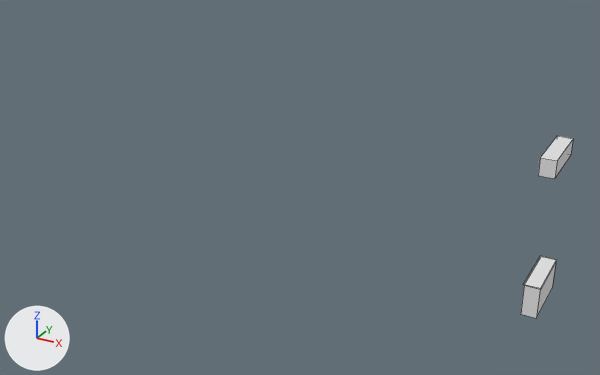
Before and after pictures for a commit that changed the FBX model Assets/Objects/Walltiles/obj_wallOpen_1x2m_v2.fbx.
Rendered twice from a 50 mm lens placed at (4.13, -11.44, 6.24), pointed at (-2.28, 0.22, 0.41). The lights are fixed; the arrows at lower left show +X, +Y and +Z. Mesh edges are drawn as thin lines.

Before the edit, the objects in view are built like this:
```python
me_plane_006 = bpy.data.meshes.new('Plane.006')
me_plane_006.from_pydata(...)  # 24 vertices, 15 faces; spans x -0.13..0.13, y -0.5..0.5, z -0.5..2.02
me_plane_006.materials.append(mat_mat_labor)  # its picture is missing
ob_obj_wallopen_1x2m_v2 = bpy.data.objects.new('obj_wallOpen_1x2m_v2', me_plane_006)
ob_obj_wallopen_1x2m_v2.location = (2.0, 0.0, 0.0)
```
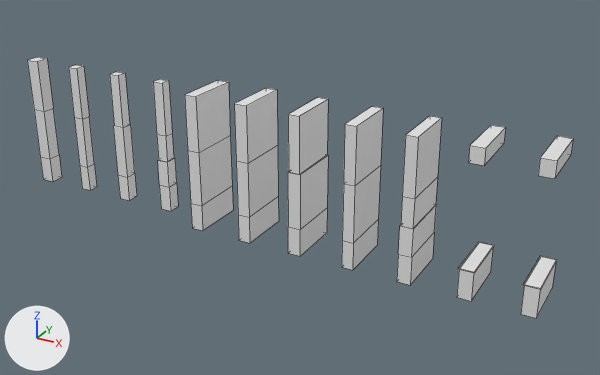
What differs and where, as boxes (x1, y1, x2, y2) in the pictures (600 x 375 px):
'obj_wall_1x2m_v1', added: after (185, 80, 233, 231)
'obj_wall_1x2m_v5', added: after (235, 88, 279, 243)
'obj_wall_1x2m_v2', added: after (288, 97, 328, 256)
'obj_wall_1x2m_v4', added: after (342, 106, 383, 270)
'obj_wall_1x2m_v3', added: after (397, 116, 442, 285)
'obj_pillar_2m_v1', added: after (27, 57, 62, 182)
'obj_wallOpen_1x2m_v1', added: after (457, 125, 506, 301)
'obj_pillar_2m_v4', added: after (153, 79, 178, 211)
'obj_pillar_2m_v3', added: after (110, 72, 137, 201)
'obj_pillar_2m_v2', added: after (69, 65, 97, 190)

Edits to the bpy script that builds the scene:
```text
Add me_plane_009:
    me_plane_009.from_pydata(...)  # 16 vertices, 13 faces; spans x -0.1..0.1, y -0.5..0.5, z -0.5..2.0
    me_plane_009.materials.append(mat_mat_labor)  # its picture is missing
Add me_plane_049:
    me_plane_049.from_pydata(...)  # 16 vertices, 13 faces; spans x -0.13..0.13, y -0.13..0.13, z -0.5..2.02
    me_plane_049.materials.append(mat_mat_labor)  # its picture is missing
Add me_plane_065:
    me_plane_065.from_pydata(...)  # 20 vertices, 14 faces; spans x -0.12..0.12, y -0.11..0.12, z -0.5..2.0
    me_plane_065.materials.append(mat_mat_labor)  # its picture is missing
Add me_plane_008:
    me_plane_008.from_pydata(...)  # 24 vertices, 18 faces; spans x -0.12..0.12, y -0.5..0.5, z -0.5..2.0
    me_plane_008.materials.append(mat_mat_labor)  # its picture is missing
Add me_plane_047:
    me_plane_047.from_pydata(...)  # 24 vertices, 15 faces; spans x -0.13..0.13, y -0.5..0.5, z -0.5..2.02
    me_plane_047.materials.append(mat_mat_labor)  # its picture is missing
Add me_plane_007:
    me_plane_007.from_pydata(...)  # 20 vertices, 14 faces; spans x -0.12..0.12, y -0.5..0.5, z -0.5..2.0
    me_plane_007.materials.append(mat_mat_labor)  # its picture is missing
Add me_plane_069:
    me_plane_069.from_pydata(...)  # 24 vertices, 18 faces; spans x -0.12..0.12, y -0.11..0.12, z -0.5..2.0
    me_plane_069.materials.append(mat_mat_labor)  # its picture is missing
Add me_plane_010:
    me_plane_010.from_pydata(...)  # 16 vertices, 13 faces; spans x -0.11..0.11, y -0.5..0.5, z -0.5..2.02
    me_plane_010.materials.append(mat_mat_labor)  # its picture is missing
Add me_plane_060:
    me_plane_060.from_pydata(...)  # 16 vertices, 13 faces; spans x -0.1..0.1, y -0.1..0.1, z -0.5..2.0
    me_plane_060.materials.append(mat_mat_labor)  # its picture is missing
Add me_plane_005:
    me_plane_005.from_pydata(...)  # 16 vertices, 13 faces; spans x -0.12..0.12, y -0.5..0.5, z -0.5..2.02
    me_plane_005.materials.append(mat_mat_labor)  # its picture is missing
Add ob_obj_wall_1x2m_v4:
    ob_obj_wall_1x2m_v4 = bpy.data.objects.new('obj_wall_1x2m_v4', me_plane_009)
    ob_obj_wall_1x2m_v4.location = (-1.0, 0.0, 0.0)
Add ob_obj_pillar_2m_v1:
    ob_obj_pillar_2m_v1 = bpy.data.objects.new('obj_pillar_2m_v1', me_plane_049)
    ob_obj_pillar_2m_v1.location = (-8.0, 0.0, 0.0)
Add ob_obj_pillar_2m_v3:
    ob_obj_pillar_2m_v3 = bpy.data.objects.new('obj_pillar_2m_v3', me_plane_065)
    ob_obj_pillar_2m_v3.location = (-6.0, 0.0, 0.0)
Add ob_obj_wall_1x2m_v3:
    ob_obj_wall_1x2m_v3 = bpy.data.objects.new('obj_wall_1x2m_v3', me_plane_008)
    ob_obj_wall_1x2m_v3.location = (0.0, 0.0, 0.0)
Add ob_obj_wallopen_1x2m_v1:
    ob_obj_wallopen_1x2m_v1 = bpy.data.objects.new('obj_wallOpen_1x2m_v1', me_plane_047)
    ob_obj_wallopen_1x2m_v1.location = (1.0, 0.0, 0.0)
Add ob_obj_wall_1x2m_v2:
    ob_obj_wall_1x2m_v2 = bpy.data.objects.new('obj_wall_1x2m_v2', me_plane_007)
    ob_obj_wall_1x2m_v2.location = (-2.0, 0.0, 0.0)
Add ob_obj_pillar_2m_v4:
    ob_obj_pillar_2m_v4 = bpy.data.objects.new('obj_pillar_2m_v4', me_plane_069)
    ob_obj_pillar_2m_v4.location = (-5.0, 0.0, 0.0)
Add ob_obj_wall_1x2m_v5:
    ob_obj_wall_1x2m_v5 = bpy.data.objects.new('obj_wall_1x2m_v5', me_plane_010)
    ob_obj_wall_1x2m_v5.location = (-3.0, 0.0, 0.0)
Add ob_obj_pillar_2m_v2:
    ob_obj_pillar_2m_v2 = bpy.data.objects.new('obj_pillar_2m_v2', me_plane_060)
    ob_obj_pillar_2m_v2.location = (-7.0, 0.0, 0.0)
Add ob_obj_wall_1x2m_v1:
    ob_obj_wall_1x2m_v1 = bpy.data.objects.new('obj_wall_1x2m_v1', me_plane_005)
    ob_obj_wall_1x2m_v1.location = (-4.0, 0.0, 0.0)
```
